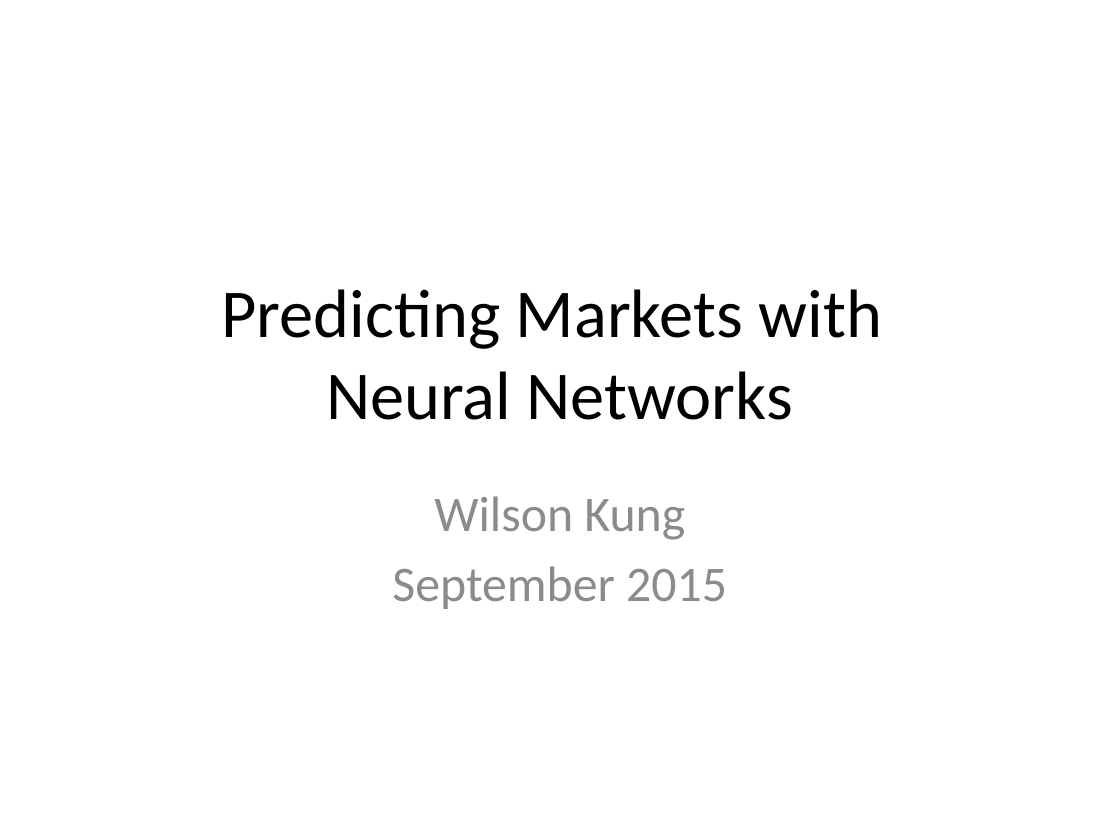
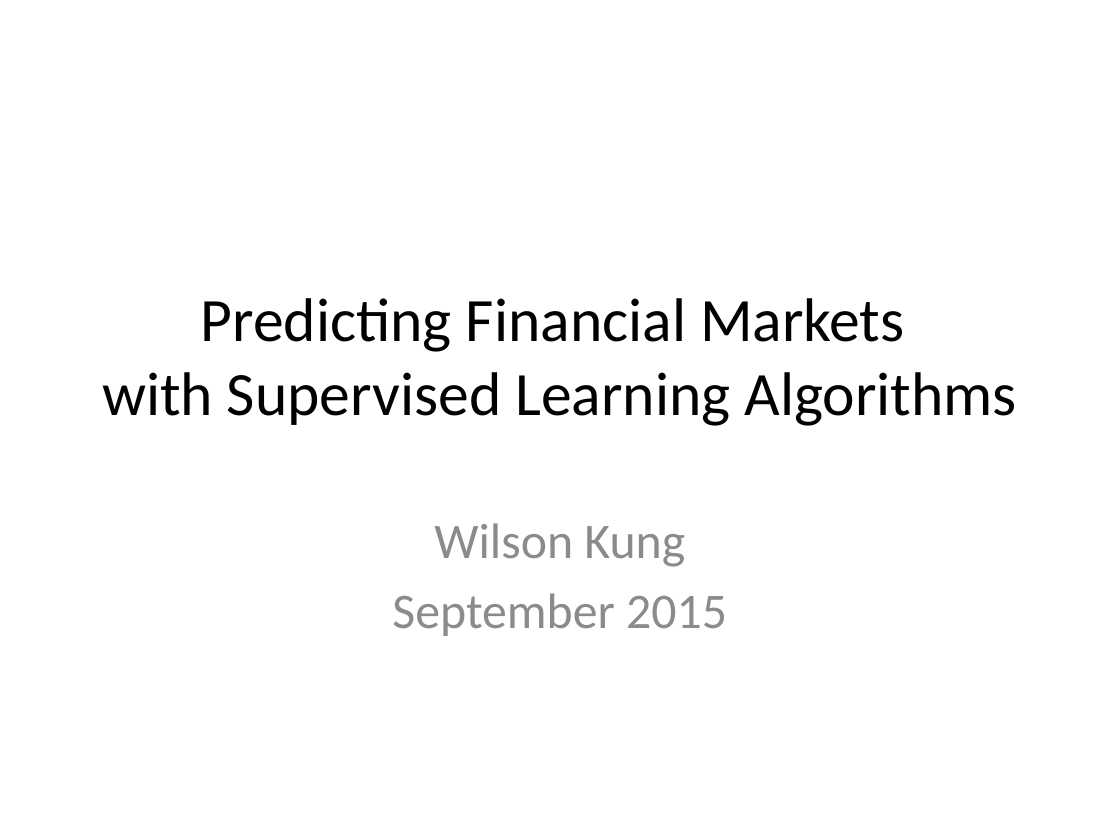
Before and after one commit to wilkung/Predicting_Markets_with_Neural_Nets, a slide deck: slide 1 of Kojack_Presentation.pptx. Drawn at 1120x840 pixels with LibreOffice and Linux fonts; fonts in the diff are those of the drawing. Boxes give left, top, right and bottom in pixels: in the first picture for what was removed or moved away, otherwise in the second. Text is boxed around its words. In the diff, an @@ line names an element or a change of style, - is before the commit and + after.

```diff
--- a/Kojack_Presentation.pptx
+++ b/Kojack_Presentation.pptx
@@ title at [102, 298, 1016, 426]: text changed; size 44 to 39.6 pt @@
-Predicting Markets with
-Neural Networks
+Predicting Financial Markets
+with Supervised Learning Algorithms
@@ subtitle "Wilson Kung": place and size @@
-subtitle "Wilson Kung" at [392, 496, 727, 609]
+subtitle "Wilson Kung" at [392, 523, 727, 636]
```
Also in this commit, not shown: 5 other slides changed, 11 slides added, 1 slide removed, 15 other files.
